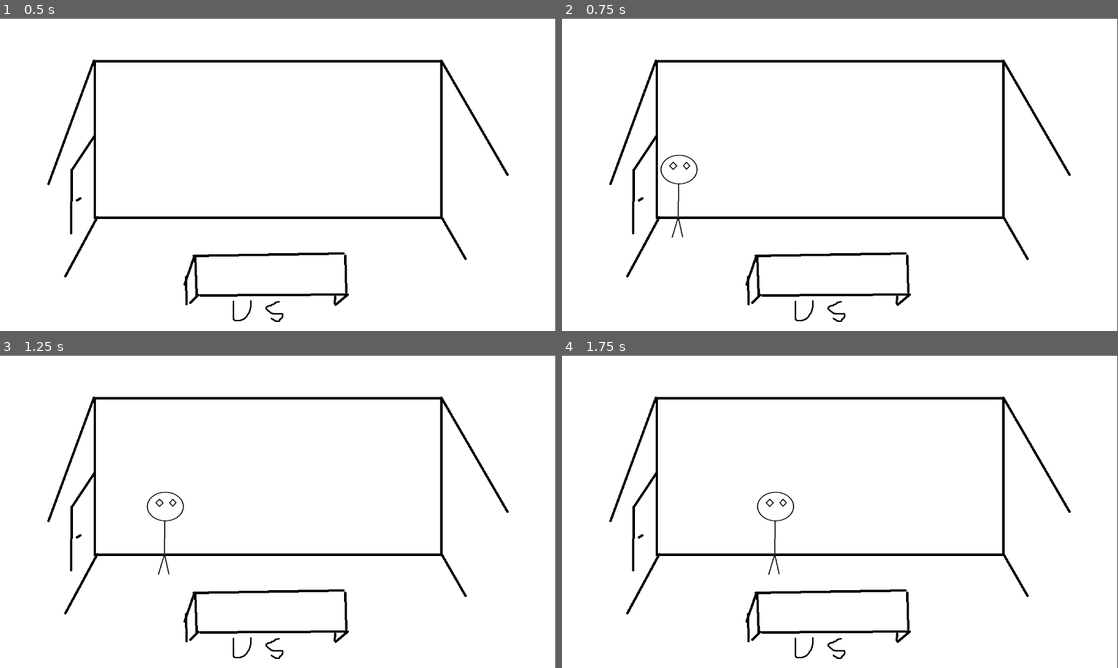
Above: before the commit, frames 1-4 (two rows, left to right).
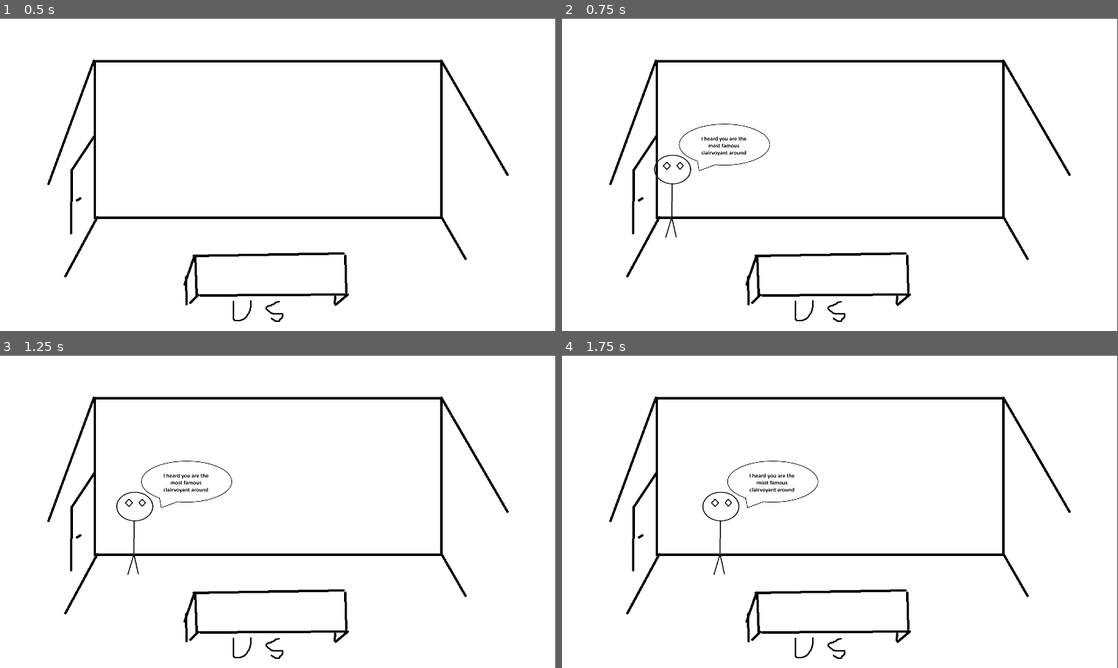
Above: after the commit, the same moments.

Repository: MonsterWook/GlobalGameJam2025
Game: Godot game, scene res://Scene/node_2d.tscn
Same seed, same stepped clock (60 frames per second), same inputs: the game is played once before the commit and once after it. The project has no main scene, so this scene is started directly.
Inputs (mouse positions are in pixels of both pictures, inside the frame that each line leads up to):
- Up to frame 1 (0.5 s): no input
- Up to frame 2 (0.75 s): tap Enter at 0.5 s; move the mouse to (962, 158) at 0.52 s; tap Y (spawnCustomer) at 0.6 s
- Up to frame 3 (1.25 s): click (400, 495) at 0.8 s
- Up to frame 4 (1.75 s): move the mouse to (728, 527) at 1.27 s; click (728, 527) at 1.35 s; tap Y (spawnCustomer) at 1.55 s

Frame 1 is identical in both runs. In frame 2, 0.6% of the frame differs, in the area x 16-38%, y 33-71%; in frame 3, 0.6%; in frame 4, 0.6%, in the area x 25-47%, y 33-71%.

Commit message:
Added speech and thought bubbles

Diff:
--- a/Scene/at_ease.gd
+++ b/Scene/at_ease.gd
@@ -2,9 +2,18 @@
 
 @export var speed = 0.25
 var spawned = false
+
+var speechSprite
+var thoughtSprite
+var cursorSprite = load("res://assets/hoverCursor.png")
+
+var test = true
+
 # Called when the node enters the scene tree for the first time.
 func _ready() -> void:
 	hide()
+	speechSprite = $"Speech"
+	thoughtSprite = $"Thought"
 
 
 # Called every frame. 'delta' is the elapsed time since the previous frame.
@@ -12,9 +21,28 @@
 	if Input.is_action_just_pressed("spawnCustomer"):
 		spawnCustomer()
 
-	if position.x <= 575 && spawned:
+	if position.x < 575 && spawned:
 		position.x += delta * speed
+	if position.x >= 575 && test:
+		test = false
+		await get_tree().create_timer(1).timeout
+		switchSpeech("res://assets/testSpeachBubble2.png")
+		await get_tree().create_timer(2).timeout
+		switchSpeech("res://assets/testSpeachBubble3.png")
+		await get_tree().create_timer(2).timeout
+		switchThought("res://assets/lockedThoughtBubble.png")
+
+	if Input.is_action_just_pressed("LeftClick"):
+		var mousePos = get_viewport().get_mouse_position()
 
 func spawnCustomer() -> void:
 	show()
+	switchSpeech("res://assets/testSpeachBubble.png")
 	spawned = true
+func switchSpeech(newTexture):
+	thoughtSprite.set_texture(null)
+	speechSprite.set_texture(load(newTexture))
+
+func switchThought(newTexture):
+	speechSprite.set_texture(null)
+	thoughtSprite.set_texture(load(newTexture))
--- /dev/null
+++ b/Scene/control.gd
@@ -0,0 +1,19 @@
+extends Control
+
+
+# Called when the node enters the scene tree for the first time.
+func _ready() -> void:
+	pass
+
+
+# Called every frame. 'delta' is the elapsed time since the previous frame.
+func _process(delta: float) -> void:
+	pass
+
+
+func _on_mouse_entered() -> void:
+	mouse_default_cursor_shape = Control.CURSOR_POINTING_HAND
+
+
+func _on_mouse_exited() -> void:
+	mouse_default_cursor_shape = Control.CURSOR_ARROW
--- a/Scene/node_2d.tscn
+++ b/Scene/node_2d.tscn
@@ -1,14 +1,14 @@
-[gd_scene load_steps=4 format=3 uid="uid://c2lb8i680c0nk"]
+[gd_scene load_steps=6 format=3 uid="uid://c2lb8i680c0nk"]
 
 [ext_resource type="Texture2D" uid="uid://bq3slbrt7pnw5" path="res://assets/Concept.png" id="1_c1ej0"]
 [ext_resource type="Texture2D" uid="uid://dec0vh6hd2g04" path="res://assets/atEase.png" id="2_gjh3b"]
 [ext_resource type="Script" path="res://Scene/at_ease.gd" id="3_s8vgk"]
+[ext_resource type="Texture2D" uid="uid://d4e2nry4jmhpx" path="res://assets/lockedThoughtBubble.png" id="4_baqiy"]
+[ext_resource type="Script" path="res://Scene/control.gd" id="5_uqhpv"]
 
 [node name="Main" type="Node2D"]
 
-[node name="CanvasLayer" type="CanvasLayer" parent="."]
-
-[node name="Sprite2D" type="Sprite2D" parent="."]
+[node name="Background" type="Sprite2D" parent="."]
 z_index = -1
 position = Vector2(575, 325)
 texture = ExtResource("1_c1ej0")
@@ -18,4 +18,31 @@
 scale = Vector2(0.908408, 0.753333)
 texture = ExtResource("2_gjh3b")
 script = ExtResource("3_s8vgk")
-speed = 200.0
+speed = 100.0
+
+[node name="Speech" type="Sprite2D" parent="AtEase"]
+position = Vector2(90.818, -143.695)
+scale = Vector2(0.474, 0.572)
+
+[node name="Thought" type="Sprite2D" parent="AtEase"]
+position = Vector2(115, -180)
+scale = Vector2(0.474089, 0.571681)
+texture = ExtResource("4_baqiy")
+
+[node name="Control" type="Control" parent="AtEase/Thought"]
+layout_mode = 3
+anchors_preset = 8
+anchor_left = 0.5
+anchor_top = 0.5
+anchor_right = 0.5
+anchor_bottom = 0.5
+offset_left = -433.0
+offset_top = -262.5
+offset_right = -258.0
+offset_bottom = -112.5
+grow_horizontal = 2
+grow_vertical = 2
+script = ExtResource("5_uqhpv")
+
+[connection signal="mouse_entered" from="AtEase/Thought/Control" to="AtEase/Thought/Control" method="_on_mouse_entered"]
+[connection signal="mouse_exited" from="AtEase/Thought/Control" to="AtEase/Thought/Control" method="_on_mouse_exited"]
--- a/project.godot
+++ b/project.godot
@@ -25,6 +25,11 @@
 "events": [Object(InputEventKey,"resource_local_to_scene":false,"resource_name":"","device":-1,"window_id":0,"alt_press …(192 unchanged characters)…
 ]
 }
+LeftClick={
+"deadzone": 0.5,
+"events": [Object(InputEventMouseButton,"resource_local_to_scene":false,"resource_name":"","device":-1,"window_id":0,"alt_pressed":false,"shift_pressed":false,"ctrl_pressed":false,"meta_pressed":false,"button_mask":0,"position":Vector2(0, 0),"global_position":Vector2(0, 0),"factor":1.0,"button_index":1,"canceled":false,"pressed":false,"double_click":false,"script":null)
+]
+}
 
 [rendering]
 
Binary file added: assets/hoverCursor.png
Not shown, added: assets/hoverCursor.png.import
Binary file added: assets/lockedThoughtBubble.png
Not shown, added: assets/lockedThoughtBubble.png.import
Binary file added: assets/testSpeachBubble.png
Not shown, added: assets/testSpeachBubble.png.import
Binary file added: assets/testSpeachBubble2.png
Not shown, added: assets/testSpeachBubble2.png.import
Binary file added: assets/testSpeachBubble3.png
Not shown, added: assets/testSpeachBubble3.png.import
Not shown, added: Scene/nodA763.tmp
